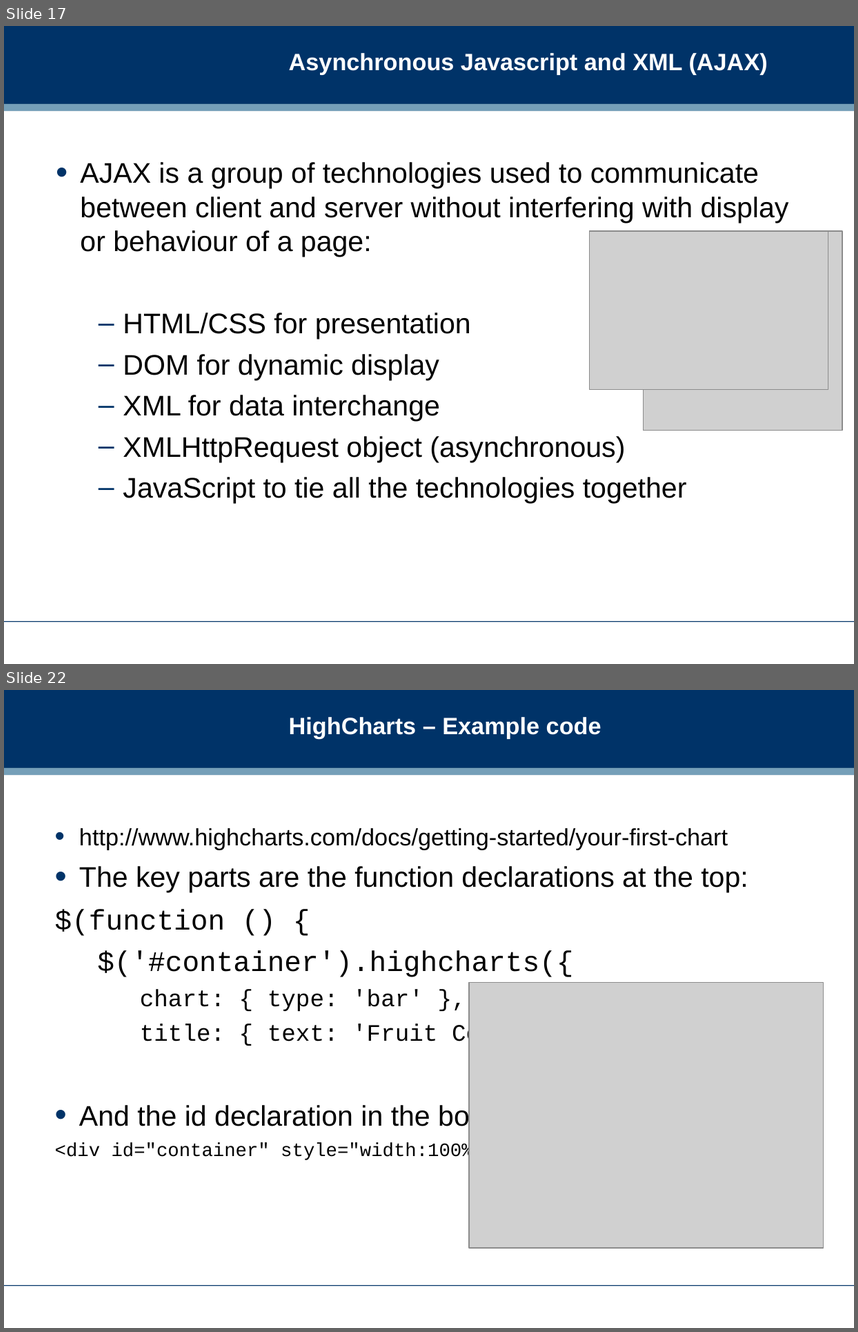
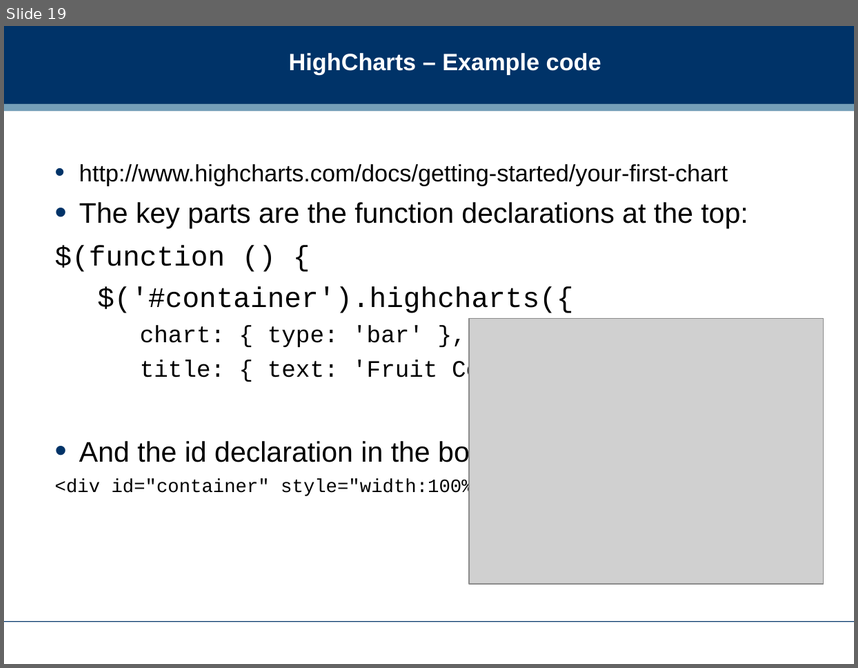
Before and after one commit to dreamind/ix, a slide deck: lectures/interactive/interactivity2.ppt. Shown one above the other, each under a label of ours: slides 17 and 22 before the commit, slide 19 after it; the slides between them are not shown. The pictures are 858x1332 and 858x668 pixels, drawn with LibreOffice and Linux fonts; fonts in the diff are those of the drawing; grey boxes stand for pictures; background and template pictures are left out. Boxes give left, top, right and bottom in pixels: in the first picture for what was removed or moved away, otherwise in the second. Text is boxed around its words. In the diff, an @@ line names an element or a change of style, - is before the commit and + after.

```diff
--- a/lectures/interactive/interactivity2.ppt
+++ b/lectures/interactive/interactivity2.ppt
@@ slide 17 removed at (4,26,854,664), background #FFFFFF; not listed: 3 template elements that a slide beside it also shows @@
@@ title removed at (289,53,768,75) @@
-Asynchronous Javascript and XML (AJAX)
@@ text removed at (80,162,789,503) @@
-• AJAX is a group of technologies used to communicate between client and server without interfering with display or behaviour of a page:
-  – HTML/CSS for presentation
-  – DOM for dynamic display
-  – XML for data interchange
-  – XMLHttpRequest object (asynchronous)
-  – JavaScript to tie all the technologies together
@@ picture removed at (590,231,829,389) @@
@@ picture removed at (643,231,842,430) @@
@@ what was slide 22 is now slide 19 @@
```
Also in this commit, not shown: 11 slides changed, 13 slides added, 11 other slides removed, 1 other file.
